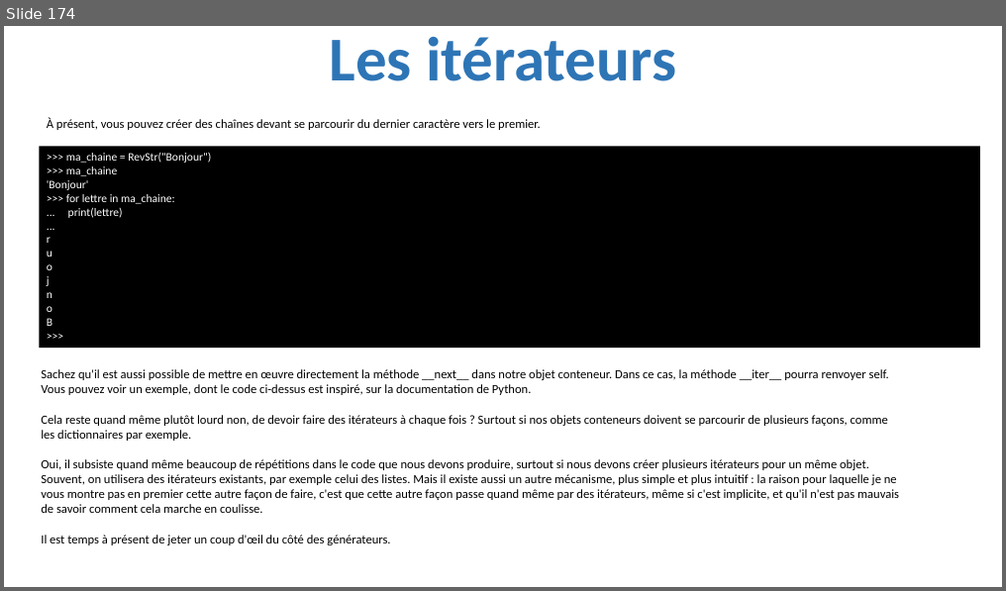
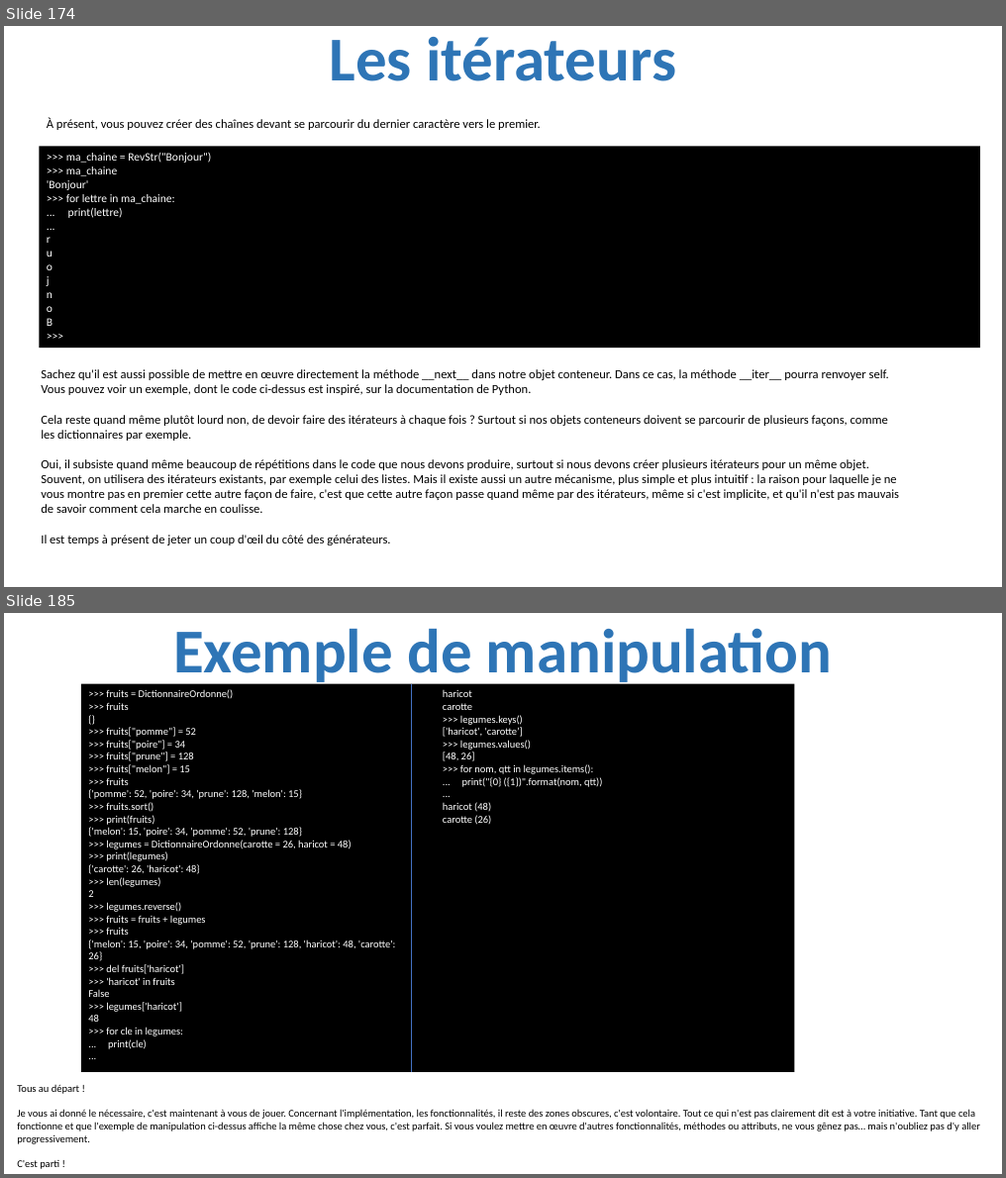
Before and after one commit to julienPalleau/PythonDoc, a slide deck: Python-resume.pptx. Shown one above the other, each under a label of ours: slide 174 before the commit, slides 174 and 185 after it; the slides between them are not shown. The pictures are 1006x591 and 1006x1178 pixels, drawn with LibreOffice and Linux fonts; fonts in the diff are those of the drawing. Boxes give left, top, right and bottom in pixels: in the first picture for what was removed or moved away, otherwise in the second. Text is boxed around its words. In the diff, an @@ line names an element or a change of style, - is before the commit and + after.

Commit message:
Réalisez un dictionnaire ordonné

```diff
--- a/Python-resume.pptx
+++ b/Python-resume.pptx
@@ slide 185 added at bbox=[4, 613, 1002, 1174], background #FFFFFF @@
@@ title added at bbox=[173, 628, 832, 688], 60 pt, text #2E75B6, bold @@
+Exemple de manipulation
@@ rectangle added at bbox=[81, 684, 795, 1072], fill #000000, 10 pt, text #FFFFFF @@
+>>> fruits = DictionnaireOrdonne()
+>>> fruits
+{}
+>>> fruits["pomme"] = 52
+>>> fruits["poire"] = 34
+>>> fruits["prune"] = 128
+>>> fruits["melon"] = 15
+>>> fruits
+{'pomme': 52, 'poire': 34, 'prune': 128, 'melon': 15}
+>>> fruits.sort()
+>>> print(fruits)
+{'melon': 15, 'poire': 34, 'pomme': 52, 'prune': 128}
+>>> legumes = DictionnaireOrdonne(carotte = 26, haricot = 48)
+>>> print(legumes)
+{'carotte': 26, 'haricot': 48}
+>>> len(legumes)
+2
+>>> legumes.reverse()
+>>> fruits = fruits + legumes
+>>> fruits
+{'melon': 15, 'poire': 34, 'pomme': 52, 'prune': 128, 'haricot': 48, 'carotte':
+26}
+>>> del fruits['haricot']
+>>> 'haricot' in fruits
+False
+>>> legumes['haricot']
+48
+>>> for cle in legumes:
+... print(cle)
+...
+haricot
+carotte
+>>> legumes.keys()
+['haricot', 'carotte’]
+>>> legumes.values()
+[48, 26]
+>>> for nom, qtt in legumes.items():
+... print("{0} ({1})".format(nom, qtt))
+...
+haricot (48)
+carotte (26)
@@ line added from (411, 684) to (411, 1072), #4472C4 0.5 pt @@
@@ text added at bbox=[17, 1085, 980, 1169], 10 pt, text #000000 @@
+Tous au départ !
+Je vous ai donné le nécessaire, c'est maintenant à vous de jouer. Concernant l'implémentation, les fonctionnalités, il reste des zones obscures, c'est volontaire. Tout ce qui n'est pas clairement dit est à votre initiative. Tant que cela fonctionne et que l'exemple de manipulation ci-dessus affiche la même chose chez vous, c'est parfait. Si vous voulez mettre en œuvre d'autres fonctionnalités, méthodes ou attributs, ne vous gênez pas… mais n'oubliez pas d'y aller progressivement.
+C'est parti !
```
Also in this commit, not shown: 2 slides changed, 11 other slides added.
